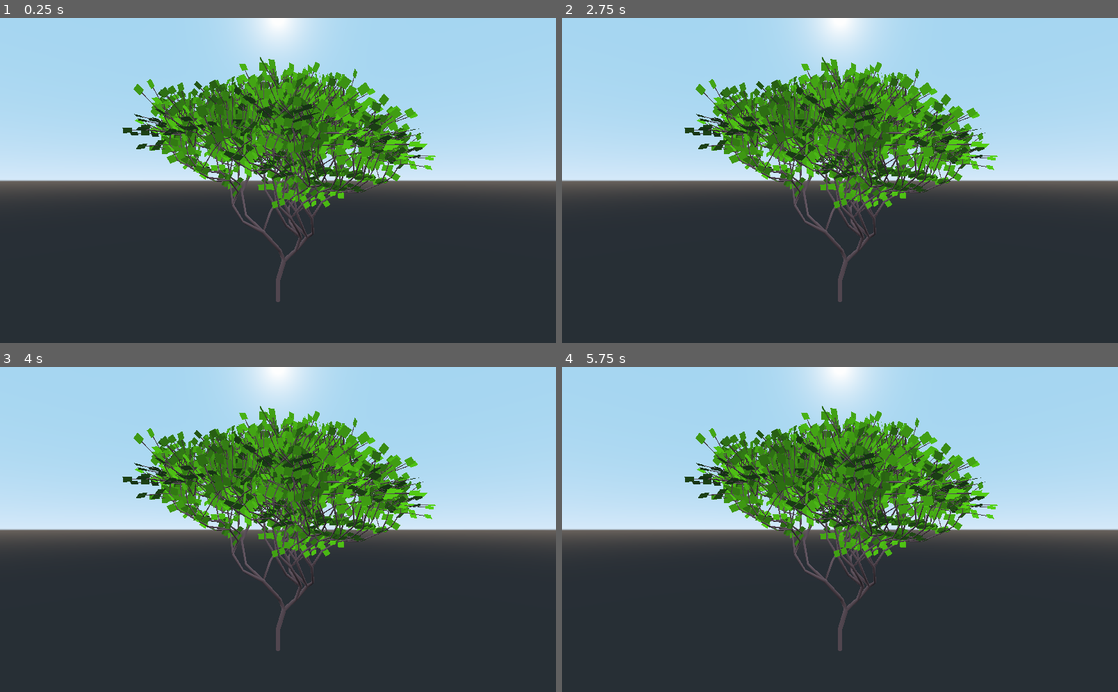
Above: before the commit, frames 1-4 (two rows, left to right).
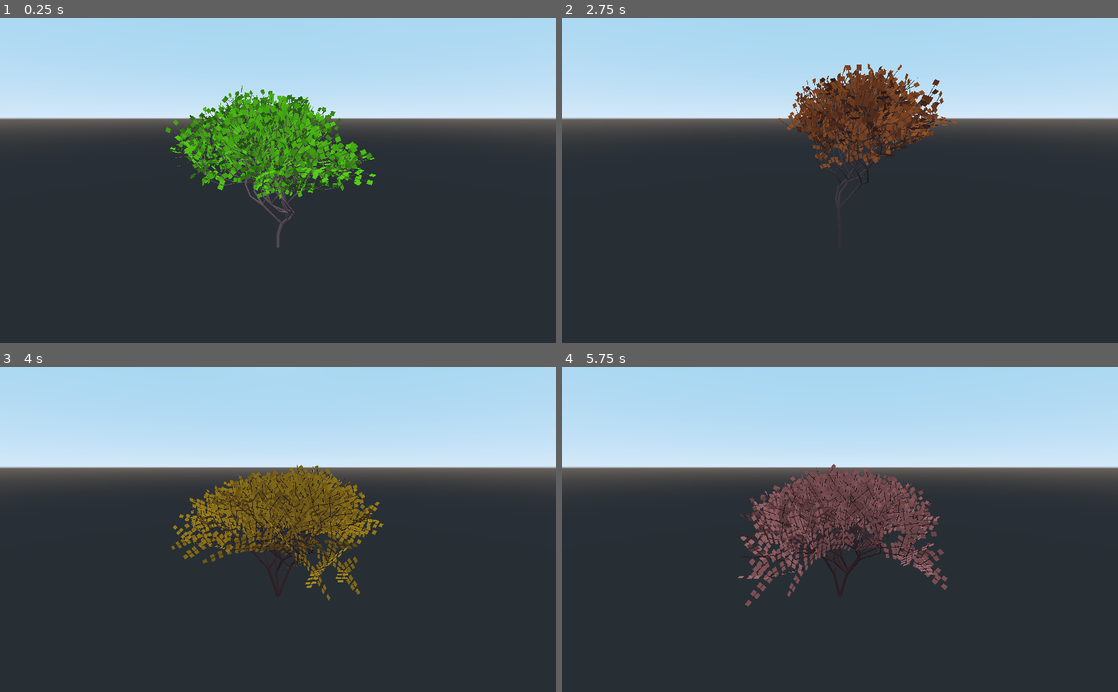
Above: after the commit, the same moments.

Repository: AdamAllsebrook/godot-procedural-tree-generation
Game: Godot game, scene res://Demos/Showcase.tscn
Same seed, same stepped clock (60 frames per second), same inputs: the game is played once before the commit and once after it. Before the commit the project starts from res://Demos/3D/3DDemo1.tscn.
Inputs:
- Up to frame 1 (0.25 s): no input
- Up to frame 2 (2.75 s): no input
- Up to frame 3 (4 s): no input
- Up to frame 4 (5.75 s): no input

The runs differ from the first frame. In frame 1, 32% of the frame differs, in the area x 0-100%, y 0-88%; in frame 2, 34%; in frame 3, 35%; in frame 4, 35%.

Commit message:
added showcase demo

Diff:
--- a/Demos/3D/3DDemo1.tscn
+++ b/Demos/3D/3DDemo1.tscn
@@ -1,8 +1,9 @@
 [gd_scene load_steps=4 format=2]
 
 [ext_resource path="res://Tree/Tree.tscn" type="PackedScene" id=1]
-[ext_resource path="res://Demos/3D/Resources/Tree1/leaf_tree1.tres" type="Resource" id=2]
+[ext_resource path="res://Demos/3D/Resources/Tree1/leaf_tree1_1.tres" type="Resource" id=2]
 [ext_resource path="res://Demos/3D/Resources/Tree1/lsys_tree1.tres" type="Resource" id=3]
+
 
 [node name="3DDemo1" type="Spatial"]
 transform = Transform( 0.2, 0, 0, 0, 0.2, 0, 0, 0, 0.2, 0, 0, 0 )
@@ -10,17 +11,12 @@
 [node name="Tree" parent="." instance=ExtResource( 1 )]
 l_system = ExtResource( 3 )
 start_length = 10
-length_factor = 0.9
 length_variance = 0.25
-start_thickness = 1
 thickness_factor = 0.7
 min_rotation = 13.0
 max_rotation = 17.0
 colour = Color( 0.647059, 0.443137, 0.443137, 1 )
-branch_num_sides = 5
 leaf_settings = ExtResource( 2 )
-random_seed = 0
-gen = false
 
 [node name="Camera" type="Camera" parent="."]
-transform = Transform( 5, 0, 0, 0, 5, 0, 0, 0, 5, 0, 48.9054, 94.2462 )
+transform = Transform( 5, 0, 0, 0, 5, 0, 0, 0, 5, 0, 48.9054, 116.105 )
--- a/Demos/3D/3DDemo2.tscn
+++ b/Demos/3D/3DDemo2.tscn
@@ -2,7 +2,8 @@
 
 [ext_resource path="res://Tree/Tree.tscn" type="PackedScene" id=1]
 [ext_resource path="res://Demos/3D/Resources/Tree2/lsys_tree2.tres" type="Resource" id=2]
-[ext_resource path="res://Demos/3D/Resources/Tree2/leaf_tree2.tres" type="Resource" id=3]
+[ext_resource path="res://Demos/3D/Resources/Tree2/leaf_tree2_1.tres" type="Resource" id=3]
+
 
 [node name="3DDemo2" type="Spatial"]
 transform = Transform( 0.2, 0, 0, 0, 0.2, 0, 0, 0, 0.2, 0, 0, 0 )
@@ -10,14 +11,9 @@
 [node name="Tree" parent="." instance=ExtResource( 1 )]
 l_system = ExtResource( 2 )
 start_length = 5
-length_factor = 0.9
 length_variance = 0.25
-start_thickness = 1
 thickness_factor = 0.7
 min_rotation = 18.0
 max_rotation = 22.0
 colour = Color( 0.368627, 0.180392, 0.180392, 1 )
-branch_num_sides = 5
 leaf_settings = ExtResource( 3 )
-random_seed = 0
-gen = false
--- /dev/null
+++ b/Demos/3D/3DDemo3.tscn
@@ -0,0 +1,18 @@
+[gd_scene load_steps=4 format=2]
+
+[ext_resource path="res://Demos/3D/Resources/Tree3/lsys_tree3.tres" type="Resource" id=1]
+[ext_resource path="res://Tree/Tree.tscn" type="PackedScene" id=2]
+[ext_resource path="res://Demos/3D/Resources/Tree3/leaf_tree3.tres" type="Resource" id=3]
+
+[node name="3DDemo3" type="Spatial"]
+
+[node name="Tree" parent="." instance=ExtResource( 2 )]
+l_system = ExtResource( 1 )
+start_length = 8
+length_variance = 0.05
+start_thickness = 0.25
+min_rotation = 22.0
+max_rotation = 28.0
+colour = Color( 0.482353, 0.321569, 0.321569, 1 )
+leaf_settings = ExtResource( 3 )
+random_seed = 1
--- /dev/null
+++ b/Demos/3D/Resources/Tree1/leaf_tree1_2.tres
@@ -0,0 +1,11 @@
+[gd_resource type="Resource" load_steps=2 format=2]
+
+[ext_resource path="res://Tree/LeafSettings.gd" type="Script" id=1]
+
+[resource]
+script = ExtResource( 1 )
+frequency = 0.1
+width = 2.0
+height = 2.0
+min_depth = 8
+colour = Color( 0.0392157, 0.619608, 0.0745098, 1 )
--- /dev/null
+++ b/Demos/3D/Resources/Tree1/leaf_tree1_3.tres
@@ -0,0 +1,11 @@
+[gd_resource type="Resource" load_steps=2 format=2]
+
+[ext_resource path="res://Tree/LeafSettings.gd" type="Script" id=1]
+
+[resource]
+script = ExtResource( 1 )
+frequency = 0.1
+width = 2.0
+height = 2.0
+min_depth = 8
+colour = Color( 0.890196, 0.388235, 0.137255, 1 )
--- /dev/null
+++ b/Demos/3D/Resources/Tree1/leaf_tree1_4.tres
@@ -0,0 +1,11 @@
+[gd_resource type="Resource" load_steps=2 format=2]
+
+[ext_resource path="res://Tree/LeafSettings.gd" type="Script" id=1]
+
+[resource]
+script = ExtResource( 1 )
+frequency = 0.1
+width = 2.0
+height = 2.0
+min_depth = 8
+colour = Color( 0.87451, 0.85098, 0.0745098, 1 )
--- /dev/null
+++ b/Demos/3D/Resources/Tree2/leaf_tree2_2.tres
@@ -0,0 +1,11 @@
+[gd_resource type="Resource" load_steps=2 format=2]
+
+[ext_resource path="res://Tree/LeafSettings.gd" type="Script" id=1]
+
+[resource]
+script = ExtResource( 1 )
+frequency = 0.3
+width = 1.5
+height = 1.5
+min_depth = 11
+colour = Color( 0.94902, 0.501961, 0.466667, 1 )
--- /dev/null
+++ b/Demos/3D/Resources/Tree2/leaf_tree2_3.tres
@@ -0,0 +1,11 @@
+[gd_resource type="Resource" load_steps=2 format=2]
+
+[ext_resource path="res://Tree/LeafSettings.gd" type="Script" id=1]
+
+[resource]
+script = ExtResource( 1 )
+frequency = 0.3
+width = 1.5
+height = 1.5
+min_depth = 11
+colour = Color( 0.952941, 0.827451, 0, 1 )
--- /dev/null
+++ b/Demos/3D/Resources/Tree2/leaf_tree2_4.tres
@@ -0,0 +1,11 @@
+[gd_resource type="Resource" load_steps=2 format=2]
+
+[ext_resource path="res://Tree/LeafSettings.gd" type="Script" id=1]
+
+[resource]
+script = ExtResource( 1 )
+frequency = 0.3
+width = 1.5
+height = 1.5
+min_depth = 11
+colour = Color( 0.831373, 0.603922, 0.960784, 1 )
--- /dev/null
+++ b/Demos/3D/Resources/Tree3/leaf_tree3.tres
@@ -0,0 +1,11 @@
+[gd_resource type="Resource" load_steps=2 format=2]
+
+[ext_resource path="res://Tree/LeafSettings.gd" type="Script" id=1]
+
+[resource]
+script = ExtResource( 1 )
+frequency = 0.2
+width = 2.0
+height = 2.0
+min_depth = 11
+colour = Color( 0, 0.894118, 0, 1 )
--- /dev/null
+++ b/Demos/3D/Resources/Tree3/lsys_tree3.tres
@@ -0,0 +1,10 @@
+[gd_resource type="Resource" load_steps=3 format=2]
+
+[ext_resource path="res://LSystem/LSystem.gd" type="Script" id=1]
+[ext_resource path="res://Demos/3D/Resources/Tree3/rule_tree3_1.tres" type="Resource" id=2]
+
+[resource]
+script = ExtResource( 1 )
+axiom = "FFFFA"
+rules = [ ExtResource( 2 ) ]
+num_generations = 8
--- /dev/null
+++ b/Demos/3D/Resources/Tree3/rule_tree3_1.tres
@@ -0,0 +1,8 @@
+[gd_resource type="Resource" load_steps=2 format=2]
+
+[ext_resource path="res://LSystem/Rule.gd" type="Script" id=1]
+
+[resource]
+script = ExtResource( 1 )
+predecessor = "A"
+successor = "F[++Al][--Al]>>>A"
--- /dev/null
+++ b/Demos/Showcase.gd
@@ -0,0 +1,24 @@
+extends Spatial
+
+
+onready var camera_orbit: Spatial = $CameraOrbit
+onready var current: int = 1
+
+
+func _ready() -> void:
+	if has_node('Trees/Tree' + str(current)):
+		get_node('Trees/Tree' + str(current)).set_visible(true)
+
+
+func _process(delta: float) -> void:
+	camera_orbit.rotate_y(delta * PI / 2)
+
+
+func on_timer_timeout() -> void:
+	get_node('Trees/Tree' + str(current)).set_visible(false)
+	current += 1
+	if has_node('Trees/Tree' + str(current)):
+		get_node('Trees/Tree' + str(current)).set_visible(true)
+	else:
+		current = 1
+		get_node('Trees/Tree' + str(current)).set_visible(true)
--- /dev/null
+++ b/Demos/Showcase.tscn
@@ -0,0 +1,131 @@
+[gd_scene load_steps=13 format=2]
+
+[ext_resource path="res://Tree/Tree.tscn" type="PackedScene" id=1]
+[ext_resource path="res://Demos/3D/Resources/Tree1/leaf_tree1_1.tres" type="Resource" id=2]
+[ext_resource path="res://Demos/3D/Resources/Tree1/lsys_tree1.tres" type="Resource" id=3]
+[ext_resource path="res://Demos/Showcase.gd" type="Script" id=4]
+[ext_resource path="res://Demos/3D/Resources/Tree2/lsys_tree2.tres" type="Resource" id=5]
+[ext_resource path="res://Demos/3D/Resources/Tree2/leaf_tree2_1.tres" type="Resource" id=6]
+[ext_resource path="res://Demos/3D/Resources/Tree2/leaf_tree2_2.tres" type="Resource" id=7]
+[ext_resource path="res://Demos/3D/Resources/Tree2/leaf_tree2_3.tres" type="Resource" id=8]
+[ext_resource path="res://Demos/3D/Resources/Tree2/leaf_tree2_4.tres" type="Resource" id=9]
+[ext_resource path="res://Demos/3D/Resources/Tree1/leaf_tree1_4.tres" type="Resource" id=10]
+[ext_resource path="res://Demos/3D/Resources/Tree1/leaf_tree1_2.tres" type="Resource" id=11]
+[ext_resource path="res://Demos/3D/Resources/Tree1/leaf_tree1_3.tres" type="Resource" id=12]
+
+[node name="Showcase" type="Spatial"]
+script = ExtResource( 4 )
+
+[node name="Trees" type="Spatial" parent="."]
+
+[node name="Tree1" parent="Trees" instance=ExtResource( 1 )]
+transform = Transform( 0.2, 0, 0, 0, 0.2, 0, 0, 0, 0.2, 0, 0, 0 )
+visible = false
+l_system = ExtResource( 3 )
+start_length = 10
+length_variance = 0.3
+thickness_factor = 0.7
+min_rotation = 12.0
+max_rotation = 18.0
+colour = Color( 0.647059, 0.443137, 0.443137, 1 )
+leaf_settings = ExtResource( 2 )
+
+[node name="Tree2" parent="Trees" instance=ExtResource( 1 )]
+transform = Transform( 0.2, 0, 0, 0, 0.2, 0, 0, 0, 0.2, 0, 0, 0 )
+visible = false
+l_system = ExtResource( 3 )
+start_length = 10
+length_variance = 0.3
+thickness_factor = 0.7
+min_rotation = 12.0
+max_rotation = 18.0
+colour = Color( 0.403922, 0.227451, 0.227451, 1 )
+leaf_settings = ExtResource( 10 )
+random_seed = 3
+
+[node name="Tree3" parent="Trees" instance=ExtResource( 1 )]
+transform = Transform( 0.2, 0, 0, 0, 0.2, 0, 0, 0, 0.2, 0, 0, 0 )
+visible = false
+l_system = ExtResource( 3 )
+start_length = 10
+length_variance = 0.3
+thickness_factor = 0.7
+min_rotation = 12.0
+max_rotation = 18.0
+colour = Color( 0.407843, 0.286275, 0.286275, 1 )
+leaf_settings = ExtResource( 12 )
+random_seed = 2
+
+[node name="Tree4" parent="Trees" instance=ExtResource( 1 )]
+transform = Transform( 0.2, 0, 0, 0, 0.2, 0, 0, 0, 0.2, 0, 0, 0 )
+visible = false
+l_system = ExtResource( 3 )
+start_length = 10
+length_variance = 0.3
+thickness_factor = 0.7
+min_rotation = 12.0
+max_rotation = 18.0
+colour = Color( 0.647059, 0.443137, 0.443137, 1 )
+leaf_settings = ExtResource( 11 )
+random_seed = 1
+
+[node name="Tree5" parent="Trees" instance=ExtResource( 1 )]
+transform = Transform( 0.25, 0, 0, 0, 0.25, 0, 0, 0, 0.25, 0, 0, 0 )
+visible = false
+l_system = ExtResource( 5 )
+start_length = 5
+length_variance = 0.25
+thickness_factor = 0.7
+min_rotation = 15.0
+max_rotation = 25.0
+colour = Color( 0.368627, 0.180392, 0.180392, 1 )
+leaf_settings = ExtResource( 6 )
+
+[node name="Tree6" parent="Trees" instance=ExtResource( 1 )]
+transform = Transform( 0.25, 0, 0, 0, 0.25, 0, 0, 0, 0.25, 0, 0, 0 )
+visible = false
+l_system = ExtResource( 5 )
+start_length = 5
+length_variance = 0.25
+thickness_factor = 0.7
+min_rotation = 15.0
+max_rotation = 25.0
+colour = Color( 0.368627, 0.180392, 0.180392, 1 )
+leaf_settings = ExtResource( 7 )
+random_seed = 1
+
+[node name="Tree7" parent="Trees" instance=ExtResource( 1 )]
+transform = Transform( 0.25, 0, 0, 0, 0.25, 0, 0, 0, 0.25, 0, 0, 0 )
+visible = false
+l_system = ExtResource( 5 )
+start_length = 5
+length_variance = 0.25
+thickness_factor = 0.7
+min_rotation = 15.0
+max_rotation = 25.0
+colour = Color( 0.368627, 0.180392, 0.180392, 1 )
+leaf_settings = ExtResource( 8 )
+random_seed = 2
+
+[node name="Tree8" parent="Trees" instance=ExtResource( 1 )]
+transform = Transform( 0.25, 0, 0, 0, 0.25, 0, 0, 0, 0.25, 0, 0, 0 )
+visible = false
+l_system = ExtResource( 5 )
+start_length = 5
+length_variance = 0.25
+thickness_factor = 0.7
+min_rotation = 15.0
+max_rotation = 25.0
+colour = Color( 0.596078, 0.427451, 0.427451, 1 )
+leaf_settings = ExtResource( 9 )
+random_seed = 3
+
+[node name="CameraOrbit" type="Spatial" parent="."]
+transform = Transform( 1, 0, 0, 0, 1, 0, 0, 0, 1, 0, 15, 0 )
+
+[node name="Camera" type="Camera" parent="CameraOrbit"]
+transform = Transform( 1, 0, 0, 0, 0.965926, 0.258819, 0, -0.258819, 0.965926, 0, 0, 25 )
+
+[node name="Timer" type="Timer" parent="."]
+autostart = true
+[connection signal="timeout" from="Timer" to="." method="on_timer_timeout"]
--- a/Tree/Tree.gd
+++ b/Tree/Tree.gd
@@ -24,7 +24,7 @@
 export(int) var start_length = 20
 export(float) var length_factor = .9
 export(float) var length_variance = .1
-export(int, 1, 100) var start_thickness = 1
+export(float, 0, 100) var start_thickness = 1
 export(float) var thickness_factor = 1
 
 export(float, 0, 360) var min_rotation = 15
--- a/project.godot
+++ b/project.godot
@@ -93,7 +93,11 @@
 [application]
 
 config/name="Procedural Generation of Trees using L-Systems"
-run/main_scene="res://Demos/3D/3DDemo1.tscn"
+run/main_scene="res://Demos/Showcase.tscn"
+
+[display]
+
+window/size/fullscreen=true
 
 [rendering]
 
Renamed: Demos/3D/Resources/Tree1/leaf_tree1.tres -> Demos/3D/Resources/Tree1/leaf_tree1_1.tres
Renamed: Demos/3D/Resources/Tree2/leaf_tree2.tres -> Demos/3D/Resources/Tree2/leaf_tree2_1.tres
